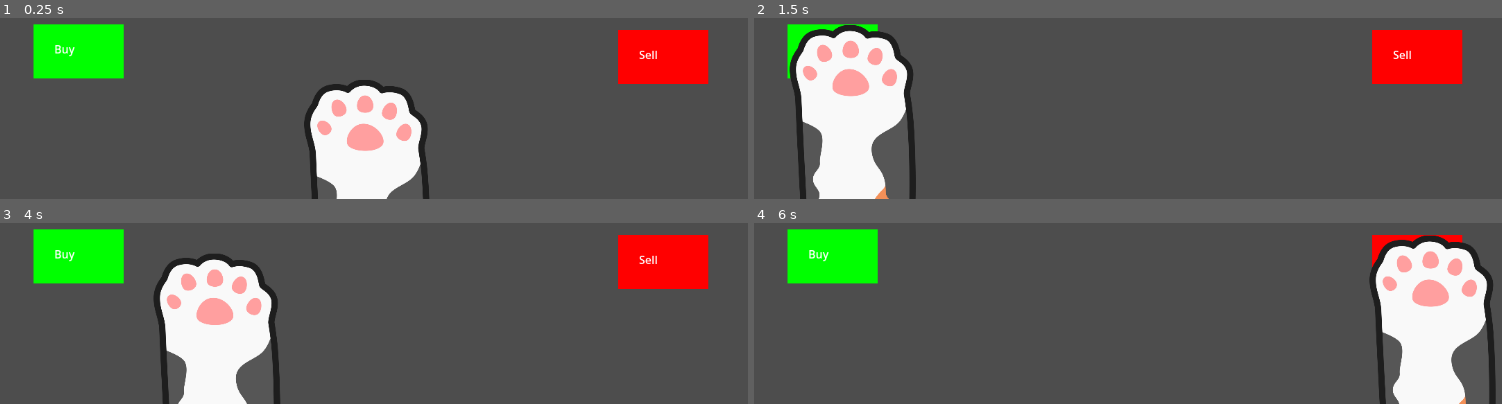
Above: before the commit, frames 1-4 (two rows, left to right).
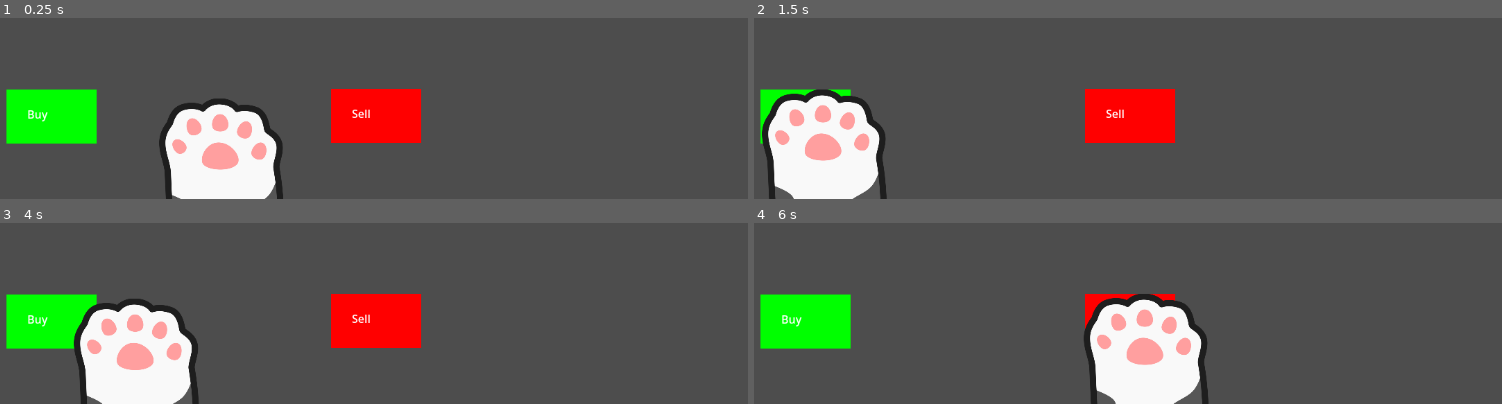
Above: after the commit, the same moments.

Repository: JamesSknr/purr-chase
Game: Godot game, scene res://scenes/test_scene.tscn
Same seed, same stepped clock (60 frames per second), same inputs: the game is played once before the commit and once after it.
Inputs:
- Up to frame 1 (0.25 s): no input
- Up to frame 2 (1.5 s): tap Enter at 0.5 s; hold D 0.53-1.28 s; hold A from 1.28 s (still down)
- Up to frame 3 (4 s): release A at 2.03 s; hold D 2.03-3.53 s; tap Space at 3.5 s; hold A from 3.53 s (still down)
- Up to frame 4 (6 s): tap Enter at 5 s; tap Space at 5.75 s; release A at 5.78 s; hold D from 5.78 s (still down)

The runs differ from the first frame. In frame 1, 28% of the frame differs, in the area x 0-95%, y 3-100%; in frame 2, 20%; in frame 3, 31%; in frame 4, 28%.

Commit message:
Update test_scene.tscn

Diff:
--- a/scenes/test_scene.tscn
+++ b/scenes/test_scene.tscn
@@ -8,17 +8,17 @@
 script = ExtResource("1_j8ivh")
 
 [node name="BuyButton" parent="." unique_id=295758268 instance=ExtResource("3_nd71p")]
-position = Vector2(93, 396)
+position = Vector2(54, 490)
 button_name = "Buy"
 button_color = Color(0, 1, 0, 1)
 
 [node name="SellButton" parent="." unique_id=1605237462 instance=ExtResource("3_nd71p")]
-position = Vector2(936, 404)
+position = Vector2(522, 489)
 button_name = "Sell"
 button_color = Color(1, 0, 0, 1)
 
 [node name="CatPaw" parent="." unique_id=1855701812 instance=ExtResource("1_g7g4h")]
-offset_left = 483.0
-offset_top = 476.0
-offset_right = 679.0
-offset_bottom = 803.0
+offset_left = 274.0
+offset_top = 503.0
+offset_right = 470.0
+offset_bottom = 830.0
